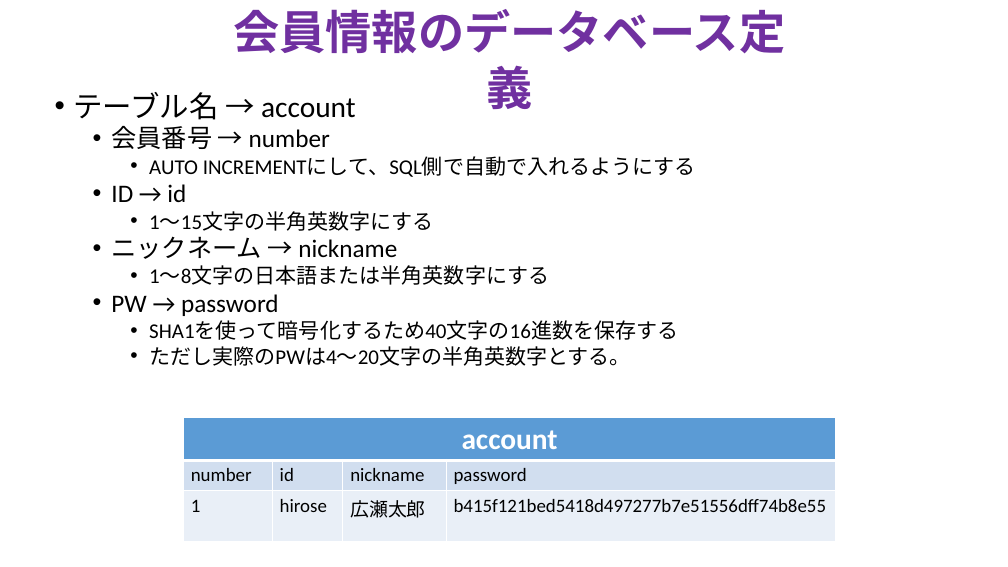
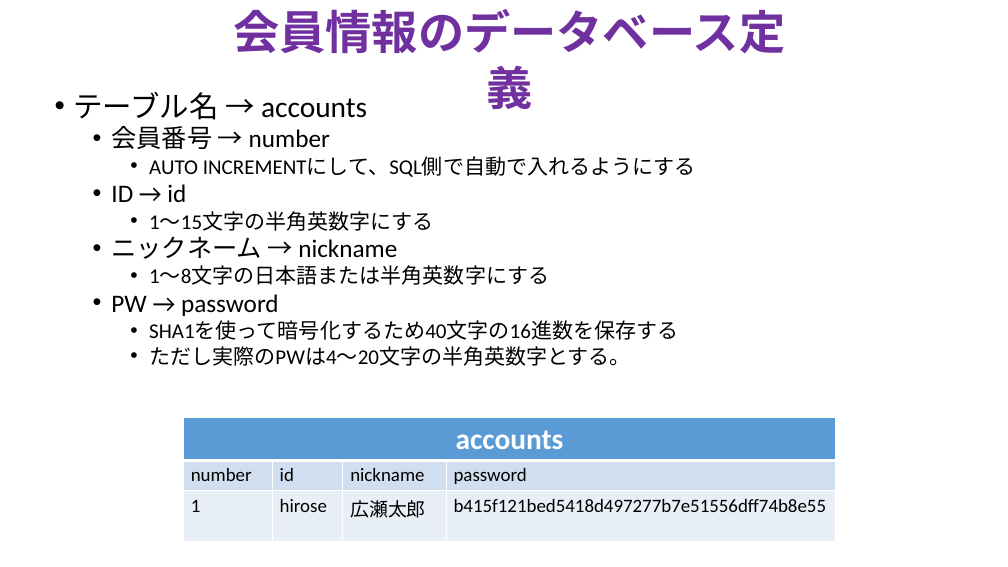
Before and after one commit to TakanoriOnuma/WebApplication, a slide deck: slide 5 of design/Webアプリケーションシステム.pptx. Drawn at 1008x567 pixels with LibreOffice and Linux fonts; fonts in the diff are those of the drawing. Boxes give left, top, right and bottom in pixels: in the first picture for what was removed or moved away, otherwise in the second. Text is boxed around its words. In the diff, an @@ line names an element or a change of style, - is before the commit and + after.

Commit message:
テーブル名を account -> accounts にする
accountは複数あるので、複数形に変えた。

```diff
--- a/design/Webアプリケーションシステム.pptx
+++ b/design/Webアプリケーションシステム.pptx
@@ text at (x1=74, y1=92, x2=367, y2=120): text changed @@
-• テーブル名 → account
+• テーブル名 → accounts
@@ table at (x1=183, y1=417, x2=836, y2=541) @@
-row 1, column 1: account
+row 1, column 1: accounts
```
Also in this commit, not shown: 4 other slides changed.
